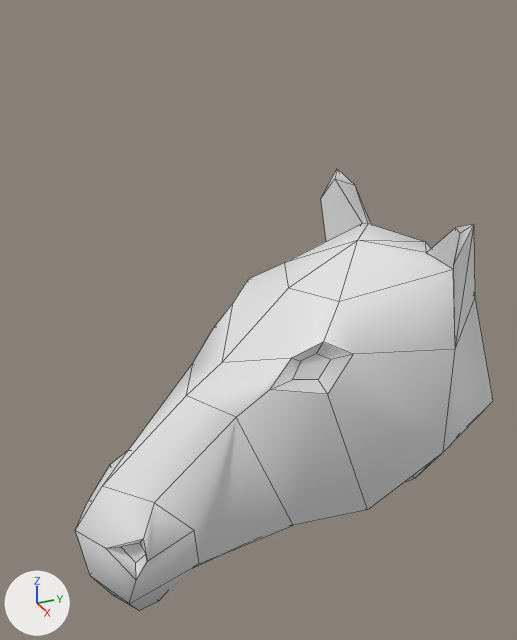
Renders of the FBX model Assets/_Game/Fbx/Characters/CharacterStack.fbx from each side of a commit.
Before and after are seen from a 50 mm camera at (0.01145, -0.0077, 0.02676) aimed at (-0.0003, -0.00241, 0.02088). Arrows for +X, +Y and +Z are at lower left; the lights stay in place. Mesh edges are drawn as thin lines. The same objects are shown in both versions, whatever each file hides. Where no turn or scale is listed for an object, it has been applied to the vertices.

The first picture shows 'Unicorn:Head'.
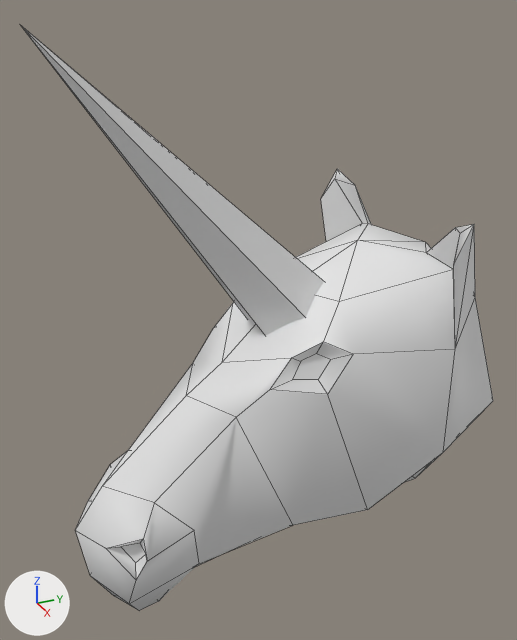
Where the newer file only moved an object's origin or applied its transform, the numbers keep the older frame.

What differs and where, as boxes (x1, y1, x2, y2) in the pictures (517 x 640 px):
'Unicorn:Head', reshaped (13% wider, 32% taller)
    before: (75, 169, 493, 611)
    after: (21, 26, 493, 611)
part 1 of me_mesh_011, added
    after: (21, 26, 324, 336)

The change, as a list of edits to the scene's bpy script:
```text
Change me_mesh_011:
    where me_mesh_011.from_pydata(...)  # 103 vertices, 102 faces; spans x -0.00257..0.00257, y -0.00644..0.00267, z -0.00449..0.00353
    used by ob_unicorn_head; location = (0.0, 0.0, 0.01967)
    verts and faces of me_mesh_011; kept vertices keep their numbers, new ones are numbered from 103
    me_mesh_011 part 1
    add verts[103] = (0.00046, -0.00117, 0.00191)
    add verts[104] = (-0.00046, -0.00117, 0.00191)
    add verts[105] = (-0.00092, -0.00176, 0.00139)
    add verts[106] = (-0.00046, -0.00236, 0.00086)
    add verts[107] = (0.00046, -0.00236, 0.00086)
    add verts[108] = (0.00092, -0.00176, 0.00139)
    add verts[109] = (0.0, -0.00627, 0.00667)  # pixel (19, 24)
    add faces += [(103, 108, 107, 106, 105, 104), (103, 104, 109), (104, 105, 109), (105, 106, 109), (106, 107, 109), (107, 108, 109)]
    add faces += [(103, 109, 108)]
```
